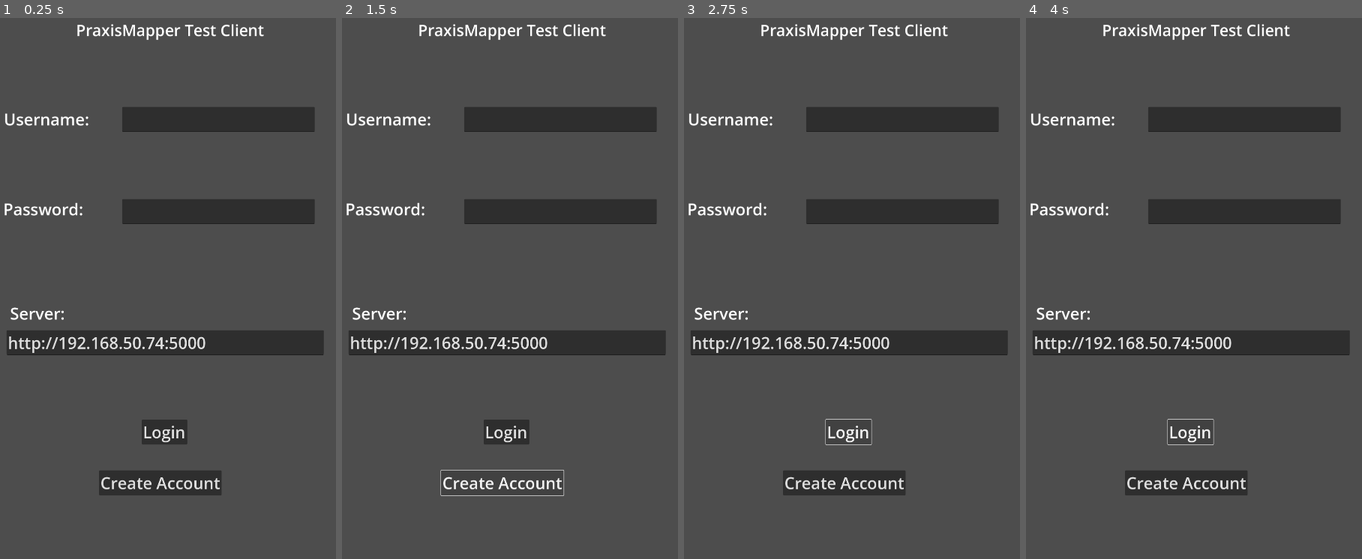
Above: before the commit, frames 1-4 (left to right).
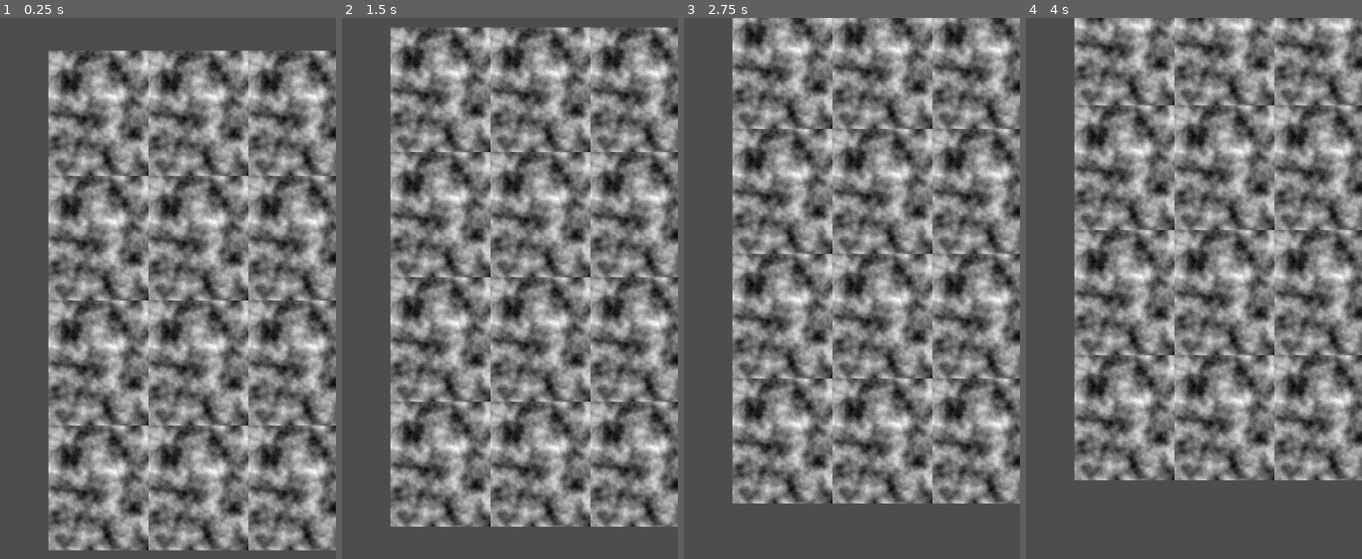
Above: after the commit, the same moments.

Repository: drakewill-CRL/GodotClient1
Game: Godot game, scene res://Scenes/OverheadView.tscn
Same seed, same stepped clock (60 frames per second), same inputs: the game is played once before the commit and once after it. Before the commit the project starts from res://PraxisMapper/Scenes/LoginScene.tscn.
Inputs (mouse positions are in pixels of both pictures, inside the frame that each line leads up to):
- Up to frame 1 (0.25 s): no input
- Up to frame 2 (1.5 s): click (506, 434) at 0.5 s, where only the run before the commit has a clickable "Login"; click (503, 483) at 1.25 s, where only the run before the commit has a clickable "Create Account"
- Up to frame 3 (2.75 s): click (848, 434) at 2 s, where only the run before the commit has a clickable "Login"
- Up to frame 4 (4 s): click (1187, 483) at 2.75 s, where only the run before the commit has a clickable "Create Account"; click (1190, 434) at 3.5 s, where only the run before the commit has a clickable "Login"

The runs differ from the first frame. In frame 1, 60% of the frame differs, in the area x 1-100%, y 1-99%; in frame 2, 61%, in the area x 1-100%, y 1-95%; in frame 3, 59%; in frame 4, 57%.
Error before the commit: Invalid access to property or key 'authToken' on a base object of type 'Nil'. (res://PraxisMapper/Scenes/LoginScene.gd:31)

Commit message:
partial progress on scrolling map view

Diff:
--- a/PraxisMapper/Controls/MapTile.gd
+++ b/PraxisMapper/Controls/MapTile.gd
@@ -11,6 +11,35 @@
 var currentTile = ''
 var xOffset = 0
 var yOffset = 0
+
+#fires off a signal indicating the user tapped this tile, and what the target PlusCode they tapped is
+signal user_tapped(plusCode)
+
+func getTappedCode(x, y):
+	var cellsX = PraxisMapper.mapTileWidth / 20
+	var cellsY = PraxisMapper.mapTileHeight / 20
+
+	var tappedCell = PlusCodes.ShiftCode(currentTile + "22", x / cellsX, (400 - y) / cellsY )
+	print(tappedCell)
+	return tappedCell
+
+#The function to detect user taps.
+#TODO: this makes all mapTiles fire off the check on tap. Need to limit that to the tapped one
+#maybe thats handled by the parent scene?
+func _input_event(event):
+	if event is InputEventScreenTouch and event.is_pressed() == true:
+
+		#now work out which plusCode was tapped
+		var innerX =  int(event.position.x) % PraxisMapper.mapTileWidth # - position.x
+		var innerY =  int(event.position.y) % PraxisMapper.mapTileHeight #- position.y
+
+		#innerX/Y should now be the pixel inside this control we tapped.
+		#and this map tile is a Cell8, so we can work it out to a Cell11 accuracy
+		var cellsX = PraxisMapper.mapTileWidth / 80
+		var cellsY = PraxisMapper.mapTileHeight / 100
+
+		var tappedCell = PlusCodes.ShiftCode(currentTile + "22", innerX / cellsX, innerY / cellsY )
+		print(tappedCell)
 
 func tile_called(result, responseCode, headers, body):
 	print(responseCode)
--- a/PraxisMapper/Controls/MapTile.tscn
+++ b/PraxisMapper/Controls/MapTile.tscn
@@ -8,5 +8,5 @@
 [node name="HTTPRequest" type="HTTPRequest" parent="."]
 
 [node name="TextureRect" type="TextureRect" parent="."]
-offset_right = 80.0
-offset_bottom = 100.0
+offset_right = 320.0
+offset_bottom = 400.0
--- /dev/null
+++ b/PraxisMapper/Scenes/LoadingModal.gd
@@ -0,0 +1,16 @@
+extends Control
+
+
+# Called when the node enters the scene tree for the first time.
+func _ready():
+	pass # Replace with function body.
+
+
+# Called every frame. 'delta' is the elapsed time since the previous frame.
+func _process(delta):
+	pass
+
+func _gui_input(event):
+	#this is what this is listening for to block touches cascading down farther.
+	#TODO: test and confirm
+	accept_event()
--- a/PraxisMapper/Scenes/LoadingModal.tscn
+++ b/PraxisMapper/Scenes/LoadingModal.tscn
@@ -1,3 +1,6 @@
-[gd_scene format=3 uid="uid://1bql6vxd38y3"]
+[gd_scene load_steps=2 format=3 uid="uid://1bql6vxd38y3"]
+
+[ext_resource type="Script" path="res://PraxisMapper/Scenes/LoadingModal.gd" id="1_wykcr"]
 
 [node name="LoadingModal" type="Node2D"]
+script = ExtResource("1_wykcr")
--- a/Scenes/OverheadView.gd
+++ b/Scenes/OverheadView.gd
@@ -10,32 +10,74 @@
 #That probably requires another listener to shift the position of the node around a few pixels on
 #plusCode change.
 
+func _unhandled_input(event):
+	return #ignoring this for now.
+	if event is InputEventScreenTouch and event.is_pressed() == true:
+		print(event.position) #Screen coordinates. 0,0 is top left.
+		get_viewport().set_input_as_handled()
+
+		var size = get_viewport_rect().size
+		#TODO: numbers here may need shifted later to match scroll offsets.
+		#TODO: this is grabbing from anchor, needs to get tile relative to center offset.
+		var innerX =  floor((int(event.position.x) - (size.x / 2)) / PraxisMapper.mapTileWidth) # - position.x
+		var innerY =  floor((int(event.position.y) - (size.y / 2))  / PraxisMapper.mapTileHeight) #- position.y
+
+		var subX =  int(event.position.x) % PraxisMapper.mapTileWidth # - position.x
+		var subY =  int(event.position.y) % PraxisMapper.mapTileHeight #- position.y
+
+		var innerNode = get_node("mapTile_" + str(innerX) + "_" + str(innerY))
+		var tappedCode = innerNode.getTappedCode(subX, subY)
+
+
+
 # Called when the node enters the scene tree for the first time.
 func _ready():
 	var mapTileScene = preload("res://PraxisMapper/Controls/MapTile.tscn")
 	var size = get_viewport_rect().size
 	print(size) # expected, 1080 and 1920, so pre-scaling viewport info.
 
+	#godot default anchor is top-left. Does that require adjusting this logic to center?
+	#PlusCode anchors are bottom-left, so there's a little work in mapping them together nicely.
+
 	var tilesX = ceil(size.x / PraxisMapper.mapTileWidth)
 	var tilesY = ceil(size.y / PraxisMapper.mapTileHeight)
+
+	if (int(tilesX) % 2 == 0):
+		tilesX += 1
+	if (int(tilesY) % 2 == 0):
+		tilesY += 1
+
+	var startX = ((tilesX * PraxisMapper.mapTileWidth) / -2) - (size.x / 2)
+	var startY = ((tilesY * PraxisMapper.mapTileHeight) / -2) + (size.y / 2)
 
 	#count:
 	#I want the total grid to be big enough that there's 1/2 a tile extra on each side.
 	#Plus it needs to be odd so the player can be perfectly centered.
 	#:EX: if 3x3 tiles cover screen exactly, I need at least 5x5?
 
+	#this way gets the tiles set up so the current tile is in the center
 	for x in range(tilesX / -2, tilesX /2):
 		for y in range(tilesY / 2, tilesY / -2, -1):
+	#this way would make all the math easier instead.
+	#for x in range(0, tilesX):
+		#for y in range(tilesY, 0, -1):
 			var tile = mapTileScene.instantiate()
+			tile.name = "mapTile_" + str(x) + "_" + str(y)
 			add_child(tile)
 			tile.xOffset = x
 			tile.yOffset = y
+			#again, easier math
+			#tile.position.x = 320 * x
+			#tile.position.y = (400 * tilesY) - (400 * y)
+			#and centers-current-position.
 			tile.position.x = (x + (tilesX /2)) * 320
 			tile.position.y = size.y - (y + (tilesY /2)) * 400
 			PraxisCore.plusCode_changed.connect(tile.OnPlusCodeChanged)
-			print(PraxisMapper.currentPlusCode)
 			tile.GetTile(PraxisMapper.currentPlusCode)
 
-# Called every frame. 'delta' is the elapsed time since the previous frame.
+#OK, its probably better to just lay out my items and let the camera handle scrolling.
 func _process(delta):
-	pass
+	get_node("Camera2D").position.y += 1
+
+	#TODO: check if we've scrolled over, and if so reset position and ensure all tiles update
+	#that should happen automatically on plusCodeChanged, for reference, but I may manaully test it here.
--- a/Scenes/OverheadView.tscn
+++ b/Scenes/OverheadView.tscn
@@ -5,8 +5,5 @@
 [node name="OverheadView" type="Node2D"]
 script = ExtResource("1_x4bur")
 
-[node name="TileContainer" type="Control" parent="."]
-layout_mode = 3
-anchors_preset = 0
-offset_right = 40.0
-offset_bottom = 40.0
+[node name="Camera2D" type="Camera2D" parent="."]
+anchor_mode = 0
--- a/project.godot
+++ b/project.godot
@@ -11,7 +11,7 @@
 [application]
 
 config/name="PM GD Client Test"
-run/main_scene="res://PraxisMapper/Scenes/LoginScene.tscn"
+run/main_scene="res://Scenes/OverheadView.tscn"
 config/features=PackedStringArray("4.1", "Mobile")
 config/icon="res://icon.svg"
 
@@ -30,6 +30,10 @@
 
 project/assembly_name="PM GD Client Test"
 
+[input_devices]
+
+pointing/emulate_touch_from_mouse=true
+
 [rendering]
 
 renderer/rendering_method="mobile"
